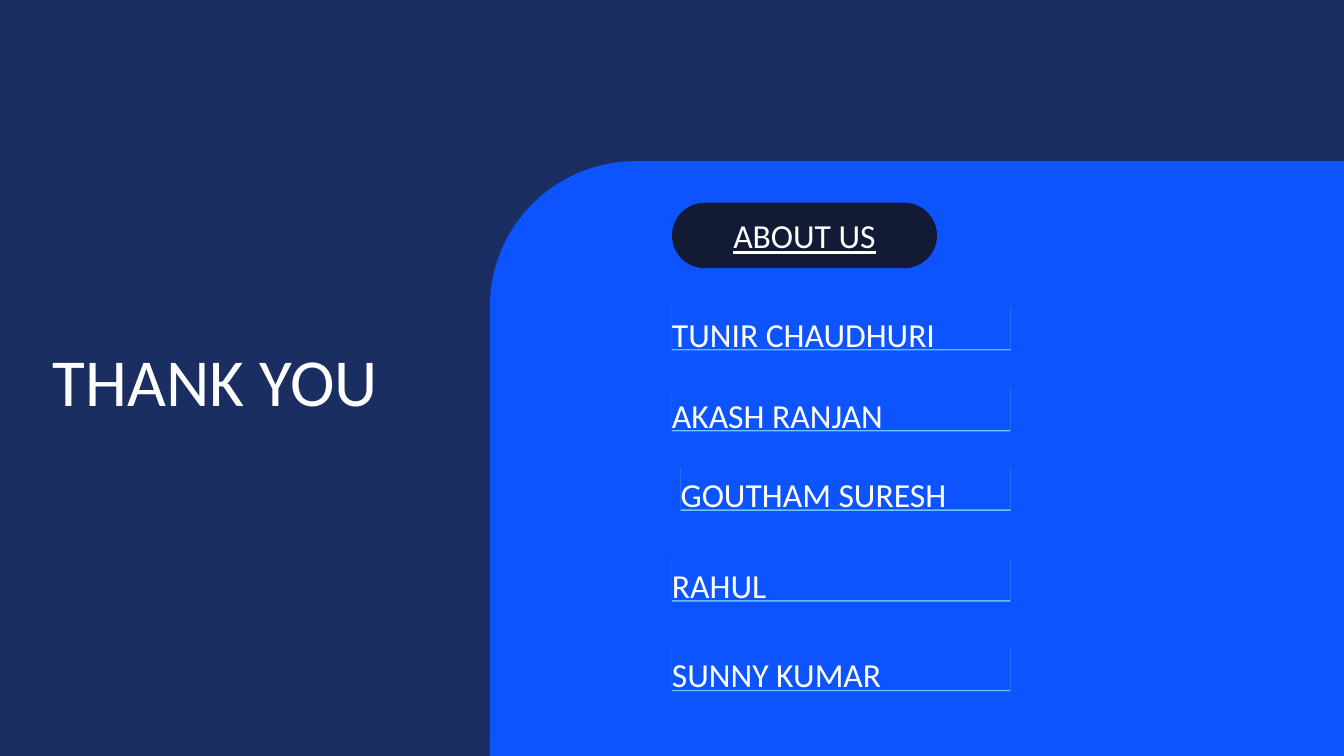
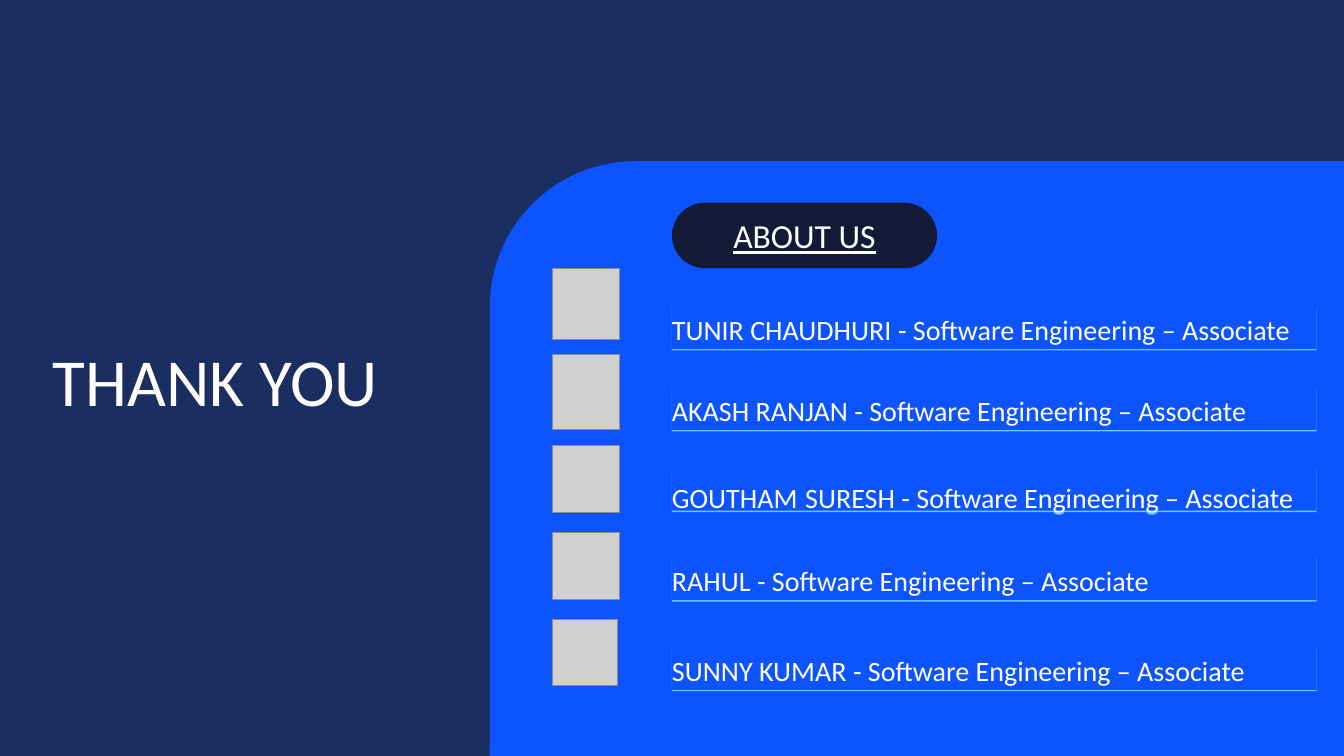
Before and after one commit to Tunir10Chaudhuri/Case_Study_Group_4, a slide deck: slide 11 of Case_Study_Group_4.pptx. Drawn at 1344x756 pixels with LibreOffice and Linux fonts; fonts in the diff are those of the drawing; grey boxes stand for pictures; background and template pictures are left out. Boxes give left, top, right and bottom in pixels: in the first picture for what was removed or moved away, otherwise in the second. Text is boxed around its words. In the diff, an @@ line names an element or a change of style, - is before the commit and + after.

```diff
--- a/Case_Study_Group_4.pptx
+++ b/Case_Study_Group_4.pptx
@@ picture added at [553,268,619,339] @@
@@ text at [672,320,1289,345]: text changed; size 24 to 20 pt @@
-TUNIR CHAUDHURI
+TUNIR CHAUDHURI - Software Engineering – Associate
@@ text "TUNIR CHAUDHURI - Software Engineering ...": place and size @@
-text "TUNIR CHAUDHURI - Software Engineering ..." at [673,306,1011,349]
+text "TUNIR CHAUDHURI - Software Engineering ..." at [673,306,1318,349]
@@ picture added at [553,355,619,431] @@
@@ rectangle "AKASH RANJAN - Software Engineering ...": place and size @@
-rectangle "AKASH RANJAN - Software Engineering ..." at [673,386,1011,430]
+rectangle "AKASH RANJAN - Software Engineering ..." at [673,386,1318,430]
@@ text in rectangle at [672,401,1245,426]: text changed; size 24 to 20 pt @@
-AKASH RANJAN
+AKASH RANJAN - Software Engineering – Associate
@@ picture added at [553,446,619,512] @@
@@ rectangle "GOUTHAM SURESH - Software Engineering ...": place and size @@
-rectangle "GOUTHAM SURESH - Software Engineering ..." at [681,466,1010,509]
+rectangle "GOUTHAM SURESH - Software Engineering ..." at [673,468,1318,511]
@@ text in rectangle at [672,488,1292,515]: text changed; size 24 to 20 pt @@
-GOUTHAM SURESH
+GOUTHAM SURESH - Software Engineering – Associate
@@ picture added at [553,532,619,599] @@
@@ rectangle "RAHUL - Software Engineering – ...": place and size @@
-rectangle "RAHUL - Software Engineering – ..." at [673,557,1011,600]
+rectangle "RAHUL - Software Engineering – ..." at [673,557,1318,600]
@@ text in rectangle at [672,571,1148,596]: text changed; size 24 to 20 pt @@
-RAHUL
+RAHUL - Software Engineering – Associate
@@ picture added at [553,619,617,686] @@
@@ rectangle "SUNNY KUMAR - Software Engineering ...": place and size @@
-rectangle "SUNNY KUMAR - Software Engineering ..." at [673,646,1011,690]
+rectangle "SUNNY KUMAR - Software Engineering ..." at [673,646,1318,690]
@@ text in rectangle at [672,661,1244,686]: text changed; size 24 to 20 pt @@
-SUNNY KUMAR
+SUNNY KUMAR - Software Engineering – Associate
```
Also in this commit, not shown: 3 other slides changed, 3 slides added, 3 slides removed.
